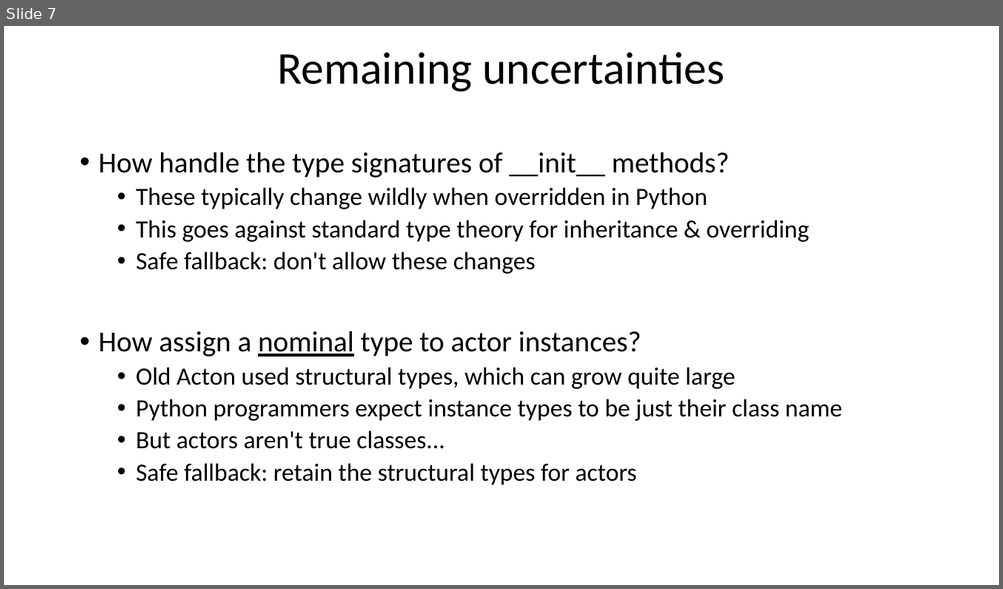
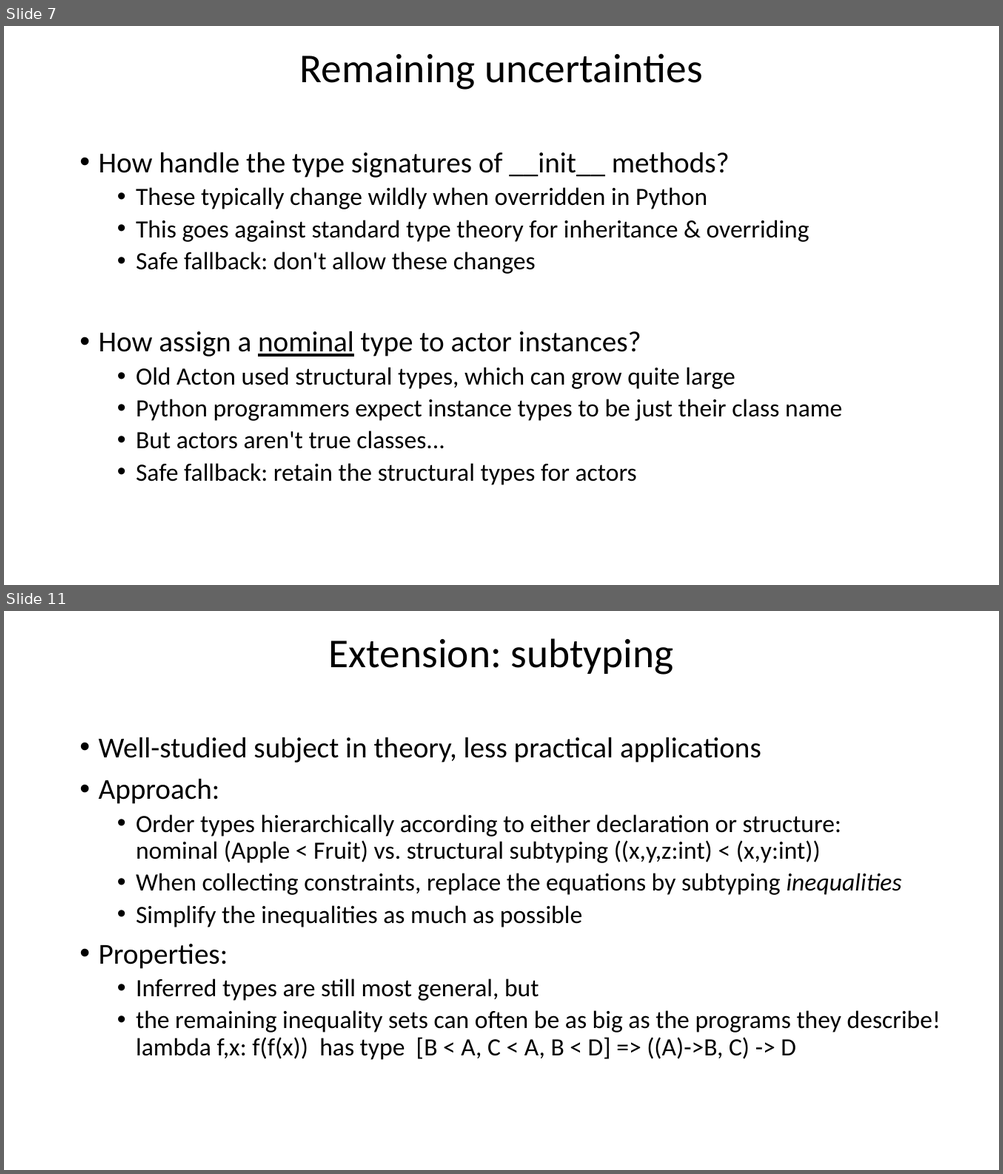
Before and after one commit to actonlang/acton, a slide deck: ActonCompiler.pptx. Shown one above the other, each under a label of ours: slide 7 before the commit, slides 7 and 11 after it; the slides between them are not shown. The pictures are 1003x589 and 1003x1174 pixels, drawn with LibreOffice and Linux fonts; fonts in the diff are those of the drawing. Boxes give left, top, right and bottom in pixels: in the first picture for what was removed or moved away, otherwise in the second. Text is boxed around its words. In the diff, an @@ line names an element or a change of style, - is before the commit and + after.

```diff
--- a/ActonCompiler.pptx
+++ b/ActonCompiler.pptx
@@ slide 11 added at (x1=4, y1=611, x2=999, y2=1170), background #FFFFFF @@
@@ title added at (x1=329, y1=638, x2=674, y2=675), 39.6 pt, text #000000 @@
+Extension: subtyping
@@ text added at (x1=99, y1=737, x2=940, y2=1060), 24 pt, text #000000 @@
+• Well-studied subject in theory, less practical applications
+• Approach:
+  • Order types hierarchically according to either declaration or structure:
+    nominal (Apple < Fruit) vs. structural subtyping ((x,y,z:int) < (x,y:int))
+  • When collecting constraints, replace the equations by subtyping inequalities
+  • Simplify the inequalities as much as possible
+• Properties:
+  • Inferred types are still most general, but
+  • the remaining inequality sets can often be as big as the programs they describe!
+    lambda f,x: f(f(x)) has type [B < A, C < A, B < D] => ((A)->B, C) -> D
@@ slide 7 changed as well @@
@@ title "Remaining uncertainties" at (x1=300, y1=53, x2=702, y2=90): size 44 to 39.6 pt @@
```
Also in this commit, not shown: 6 other slides changed, 8 other slides added.
